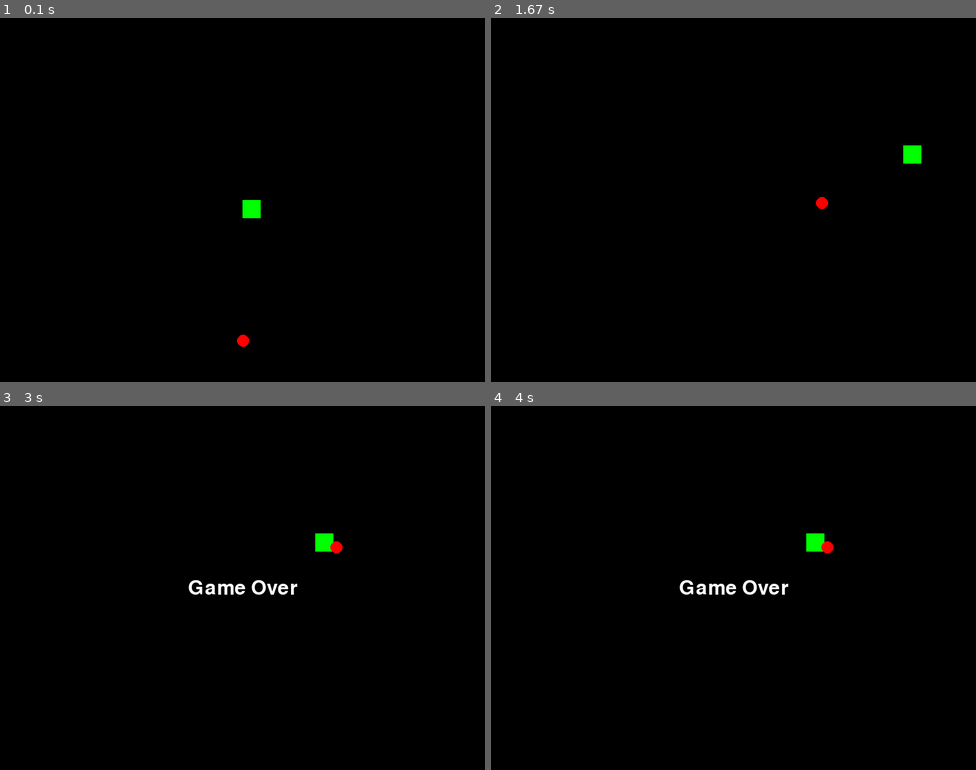
Above: before the commit, frames 1-4 (two rows, left to right).
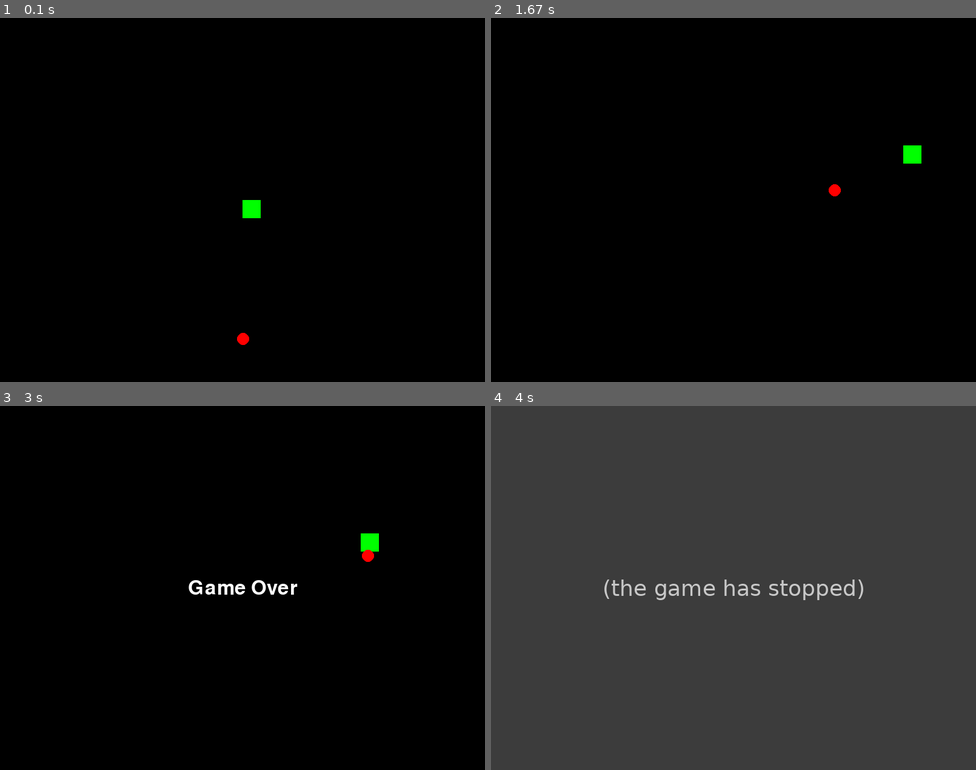
Above: after the commit, the same moments.

Repository: olibark/PythonPrograms
Game: pygame game, started from CODEX/homing_game/main.py
Same seed, same stepped clock (60 frames per second), same inputs: the game is played once before the commit and once after it.
Inputs:
- Up to frame 1 (0.1 s): no input
- Up to frame 2 (1.67 s): hold Right 0.33-0.8 s; hold Up 0.83-1.13 s; hold Right 1.17-1.63 s
- Up to frame 3 (3 s): hold Left 1.67-2.2 s
- Up to frame 4 (4 s): no input

The runs differ from the first frame. In frame 1, less than 0.1% of the frame differs, in the area x 48-52%, y 86-91%; in frame 2, 0.1%; in frame 3, 0.5%; in frame 4, 100%, in the area x 0-100%, y 0-100%.
After the commit the program exited at 3.93 s; later frames show no game.

Commit message:
changed to add missiles

Diff:
--- a/CODEX/homing_game/main.py
+++ b/CODEX/homing_game/main.py
@@ -1,6 +1,7 @@
 import pygame
 import math
-
+import time
+import random
 # Initialize pygame
 pygame.init()
 
@@ -21,14 +22,15 @@
 PLAYER_SPEED = 5
 player_pos = pygame.Vector2(WIDTH // 2, HEIGHT // 2)
 
-# Missile settings
 MISSILE_SIZE = 10
-MISSILE_SPEED = 3
-missile_pos = pygame.Vector2(WIDTH // 2, HEIGHT - 50)
+MISSILE_SPEED = random.uniform(1, 3)  # Random speed for missiles
+missiles = [pygame.Vector2(WIDTH // 2, HEIGHT - 50)]  # Start with one missile
 
 # Game state
 running = True
 font = pygame.font.SysFont(None, 48)
+start_time = time.time()
+next_missile_time = start_time + 10  # First extra missile after 10 seconds
 
 def draw_player(pos):
     pygame.draw.rect(screen, GREEN, (pos.x, pos.y, PLAYER_SIZE, PLAYER_SIZE))
@@ -55,18 +57,32 @@
     player_pos.x = max(0, min(WIDTH - PLAYER_SIZE, player_pos.x))
     player_pos.y = max(0, min(HEIGHT - PLAYER_SIZE, player_pos.y))
 
-    # Homing missile movement
-    direction = player_pos + pygame.Vector2(PLAYER_SIZE / 2, PLAYER_SIZE / 2) - missile_pos
-    if direction.length() != 0:
-        direction = direction.normalize() * MISSILE_SPEED
-    missile_pos += direction
+    # Add a new missile every 10 seconds
+    current_time = time.time()
+    if current_time >= next_missile_time:
+        missiles.append(pygame.Vector2(WIDTH // 2, HEIGHT - 50))
+        next_missile_time += 10
+
+    # Homing missile movement for all missiles
+    for missile_pos in missiles:
+        direction = player_pos + pygame.Vector2(PLAYER_SIZE / 2, PLAYER_SIZE / 2) - missile_pos
+        if direction.length() != 0:
+            direction = direction.normalize() * random.uniform(MISSILE_SPEED, MISSILE_SPEED * 1.5)  # Randomize speed slightly
+        missile_pos += direction
 
     screen.fill(BLACK)
     draw_player(player_pos)
-    draw_missile(missile_pos)
+    for missile_pos in missiles:
+        draw_missile(missile_pos)
 
-    # Collision detection
-    if missile_pos.distance_to(player_pos + pygame.Vector2(PLAYER_SIZE / 2, PLAYER_SIZE / 2)) < PLAYER_SIZE / 2 + MISSILE_SIZE:
+    # Collision detection for all missiles
+    hit = False
+    for missile_pos in missiles:
+        if missile_pos.distance_to(player_pos + pygame.Vector2(PLAYER_SIZE / 2, PLAYER_SIZE / 2)) < PLAYER_SIZE / 2 + MISSILE_SIZE:
+            hit = True
+            break
+
+    if hit:
         text = font.render("Game Over", True, WHITE)
         screen.blit(text, (WIDTH // 2 - text.get_width() // 2, HEIGHT // 2 - text.get_height() // 2))
         pygame.display.flip()
